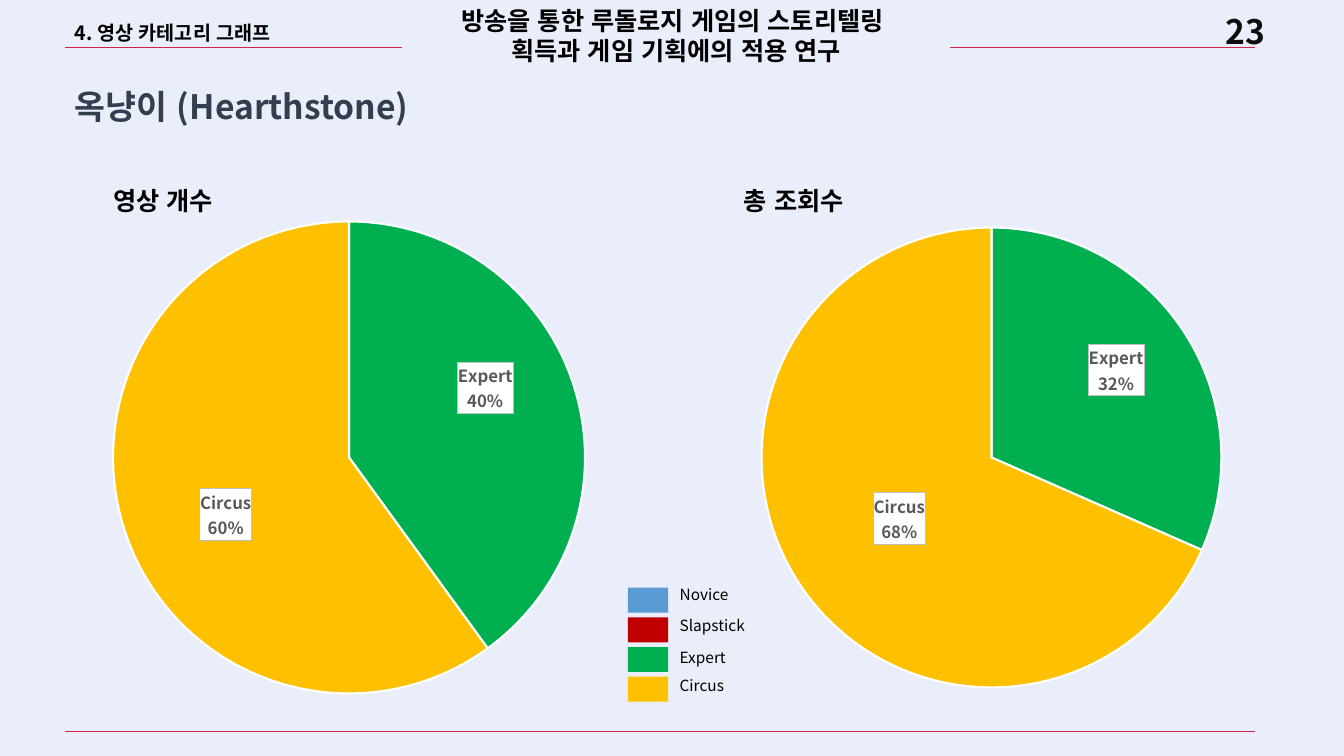
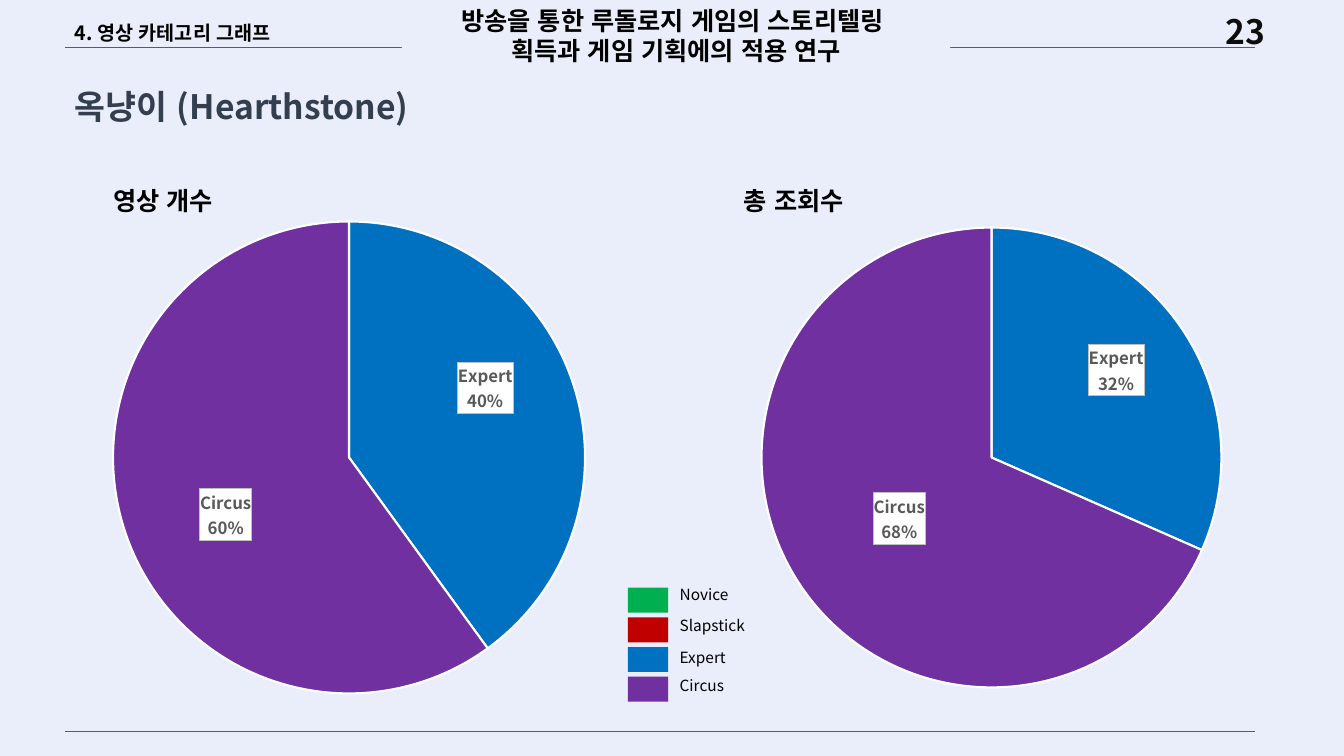
Before and after one commit to Bumizi/Thesis, a slide deck: slide 23 of 하계특훈 발표/200724_하계특훈_2014180011_김영범.pptx. Drawn at 1344x756 pixels with LibreOffice and Linux fonts; fonts in the diff are those of the drawing. Boxes give left, top, right and bottom in pixels: in the first picture for what was removed or moved away, otherwise in the second. Text is boxed around its words. In the diff, an @@ line names an element or a change of style, - is before the commit and + after.

```diff
--- a/하계특훈 발표/200724_하계특훈_2014180011_김영범.pptx
+++ b/하계특훈 발표/200724_하계특훈_2014180011_김영범.pptx
@@ pie chart at (0, 208, 702, 708) @@
@@ colours of single points changed @@
@@ pie chart at (642, 208, 1344, 708) @@
@@ colours of single points changed @@
@@ rectangle: place and size @@
-rectangle at (628, 647, 668, 673)
+rectangle at (628, 588, 668, 613)
@@ rectangle: place and size @@
-rectangle at (628, 588, 668, 613)
+rectangle at (628, 647, 668, 673)
@@ rectangle at (628, 647, 668, 673): fill #5B9BD5 to #0070C0 @@
@@ rectangle at (628, 677, 668, 702): fill #FFC000 to #7030A0 @@
```
Also in this commit, not shown: 12 other slides changed, 1 slide removed, 9 other files.
